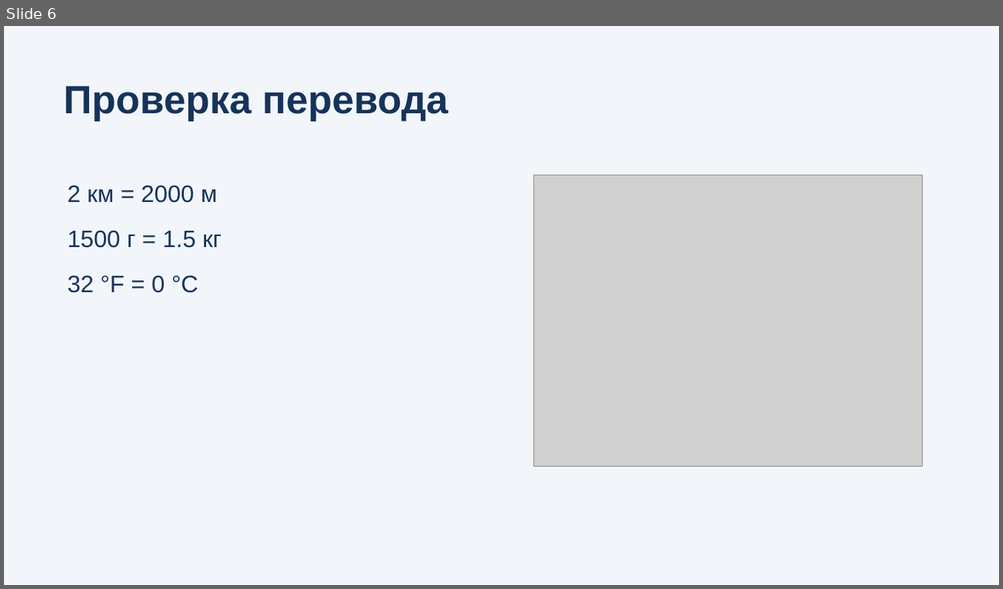
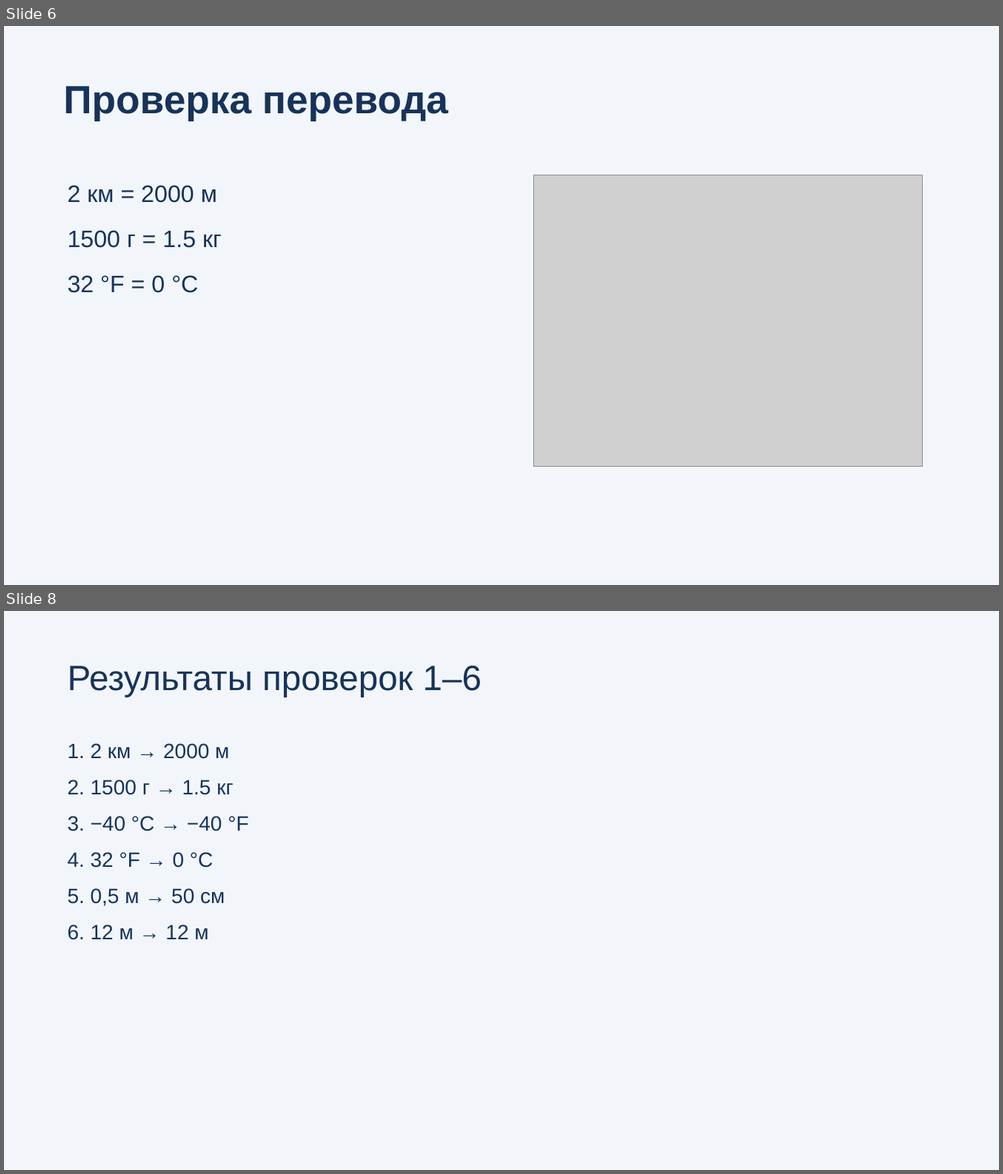
Before and after one commit to ArtikM1106/python-unit-converter, a slide deck: presentation.pptx. Shown one above the other, each under a label of ours: slide 6 before the commit, slides 6 and 8 after it; the slides between them are not shown. The pictures are 1003x589 and 1003x1174 pixels, drawn with LibreOffice and Linux fonts; fonts in the diff are those of the drawing; grey boxes stand for pictures. Boxes give left, top, right and bottom in pixels: in the first picture for what was removed or moved away, otherwise in the second. Text is boxed around its words. In the diff, an @@ line names an element or a change of style, - is before the commit and + after.

```diff
--- a/presentation.pptx
+++ b/presentation.pptx
@@ slide 8 added at bbox=[4, 611, 999, 1170], background #F2F6FB @@
@@ text added at bbox=[68, 665, 481, 698], 34 pt, text #17335A @@
+Результаты проверок 1–6
@@ text added at bbox=[68, 743, 248, 940], 20 pt, text #17335A @@
+1. 2 км → 2000 м
+2. 1500 г → 1.5 кг
+3. −40 °C → −40 °F
+4. 32 °F → 0 °C
+5. 0,5 м → 50 см
+6. 12 м → 12 м
```
Also in this commit, not shown: 1 slide changed, 3 other slides added, 1 slide removed, 1 other file.
